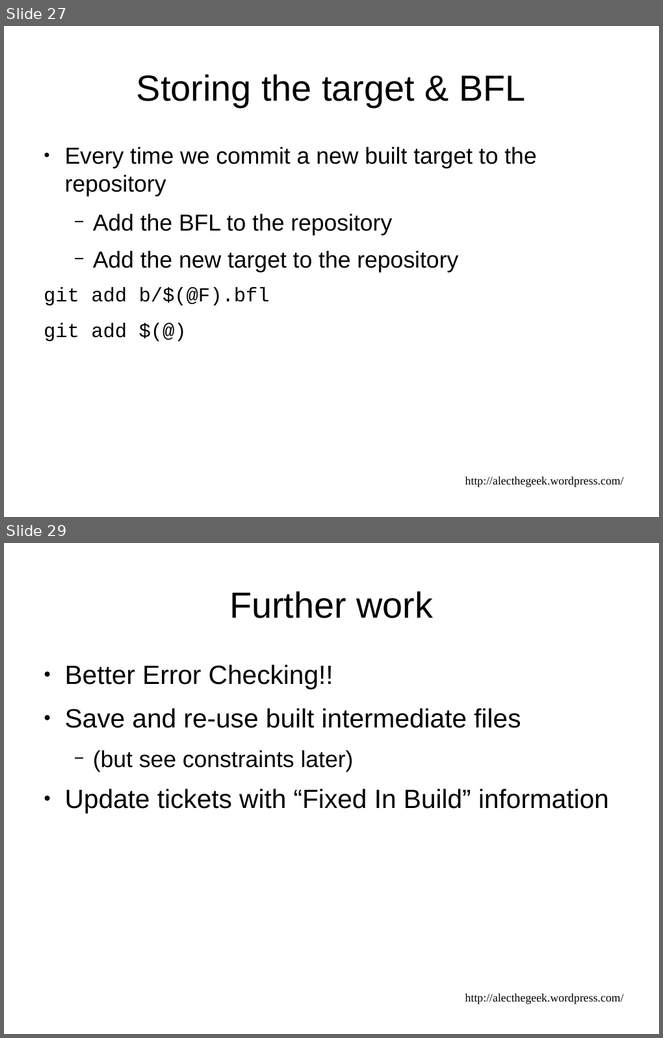
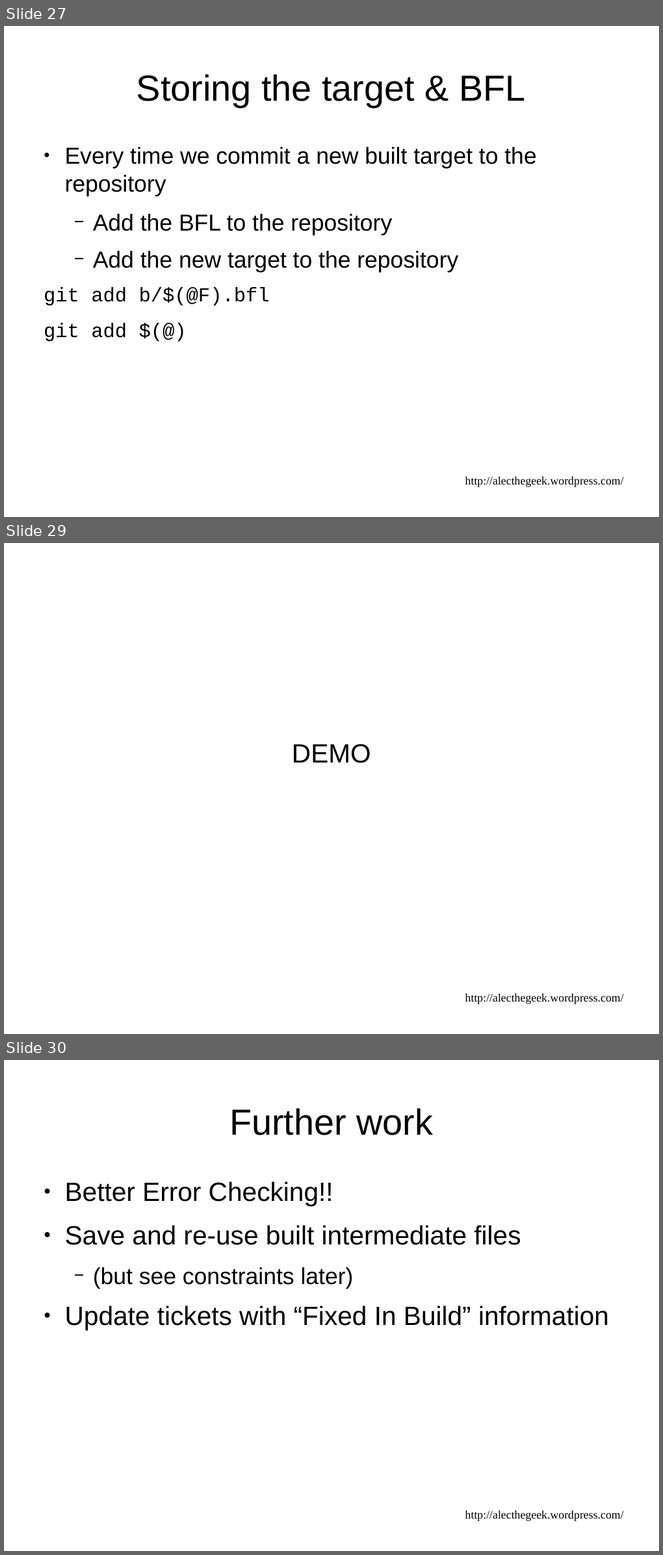
Before and after one commit to alecthegeek/gitbuilding, a slide deck: DevOpsDownUnderPresentation.odp. Shown one above the other, each under a label of ours: slides 27 and 29 before the commit, slides 27, 29 and 30 after it; the slides between them are not shown. The pictures are 663x1038 and 663x1555 pixels, drawn with LibreOffice and Linux fonts; fonts in the diff are those of the drawing. Boxes give left, top, right and bottom in pixels: in the first picture for what was removed or moved away, otherwise in the second. Text is boxed around its words. In the diff, an @@ line names an element or a change of style, - is before the commit and + after.

```diff
--- a/DevOpsDownUnderPresentation.odp
+++ b/DevOpsDownUnderPresentation.odp
@@ slide 29 added at (4, 543, 659, 1034), background #FFFFFF @@
@@ subtitle added at (292, 744, 371, 763), 32 pt, text #000000 @@
+DEMO
@@ text added at (466, 993, 624, 1005), 14 pt, text #000000 @@
+http://alecthegeek.wordpress.com/
@@ what was slide 29 is now slide 30 @@
```
Also in this commit, not shown: 8 slides changed, 1 other slide added, 1 slide removed, 7 other files.
